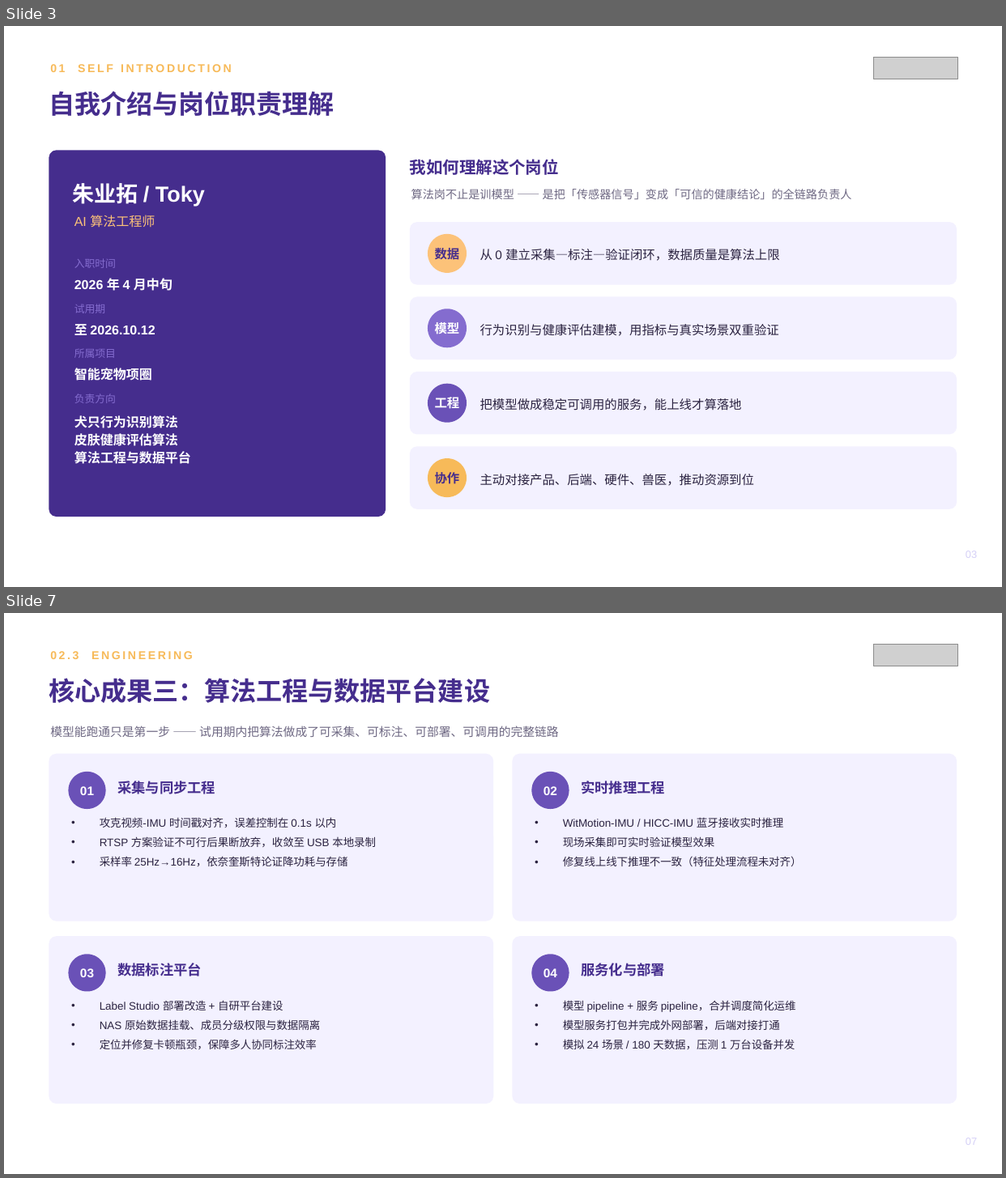
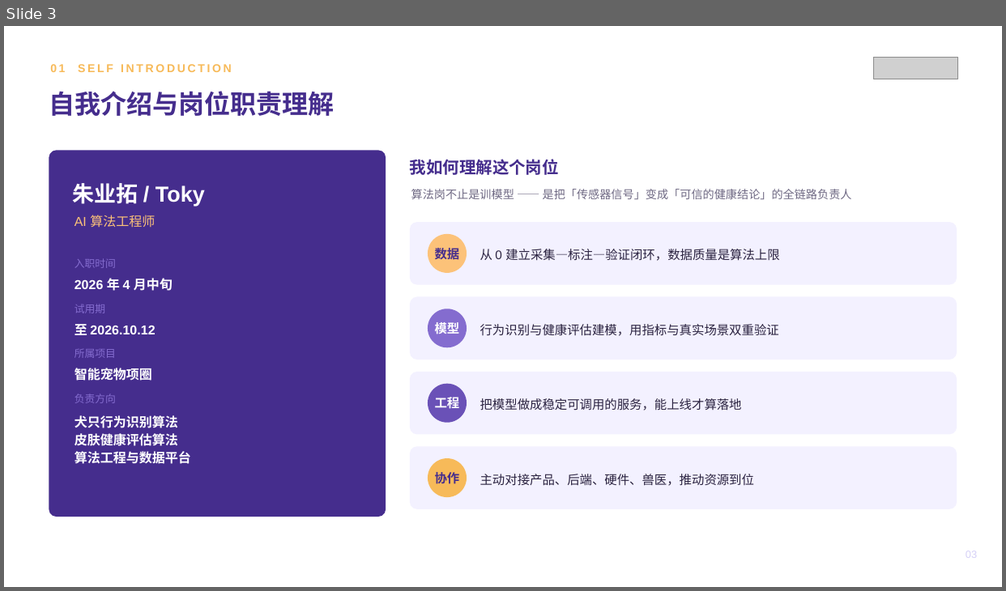
Before and after one commit to zhuyetuo/workplace_soft_skills, a slide deck: 转正述职/转正述职报告-朱业拓.pptx. Shown one above the other, each under a label of ours: slides 3 and 7 before the commit, slide 3 after it; the slides between them are not shown. The pictures are 1006x1178 and 1006x591 pixels, drawn with LibreOffice and Linux fonts; fonts in the diff are those of the drawing; grey boxes stand for pictures. Boxes give left, top, right and bottom in pixels: in the first picture for what was removed or moved away, otherwise in the second. Text is boxed around its words. In the diff, an @@ line names an element or a change of style, - is before the commit and + after.

```diff
--- a/转正述职/转正述职报告-朱业拓.pptx
+++ b/转正述职/转正述职报告-朱业拓.pptx
@@ slide 7 removed at [4,613,1002,1174], background #FFFFFF @@
@@ text removed at [50,651,193,659] @@
-02.3 ENGINEERING
@@ picture removed at [874,645,957,666] @@
@@ text removed at [49,678,490,703] @@
-核心成果三：算法工程与数据平台建设
@@ text removed at [50,726,558,737] @@
-模型能跑通只是第一步 —— 试用期内把算法做成了可采集、可标注、可部署、可调用的完整链路
@@ rounded rectangle removed at [49,754,493,922] @@
@@ rounded rectangle removed at [513,754,957,922] @@
@@ ellipse removed at [68,772,106,809] @@
@@ text removed at [117,781,215,794] @@
-采集与同步工程
@@ ellipse removed at [532,772,569,809] @@
@@ text removed at [581,781,664,794] @@
-实时推理工程
@@ text removed at [80,786,94,795] @@
-01
@@ text removed at [543,786,557,795] @@
-02
@@ text removed at [100,817,376,867] @@
-• 攻克视频-IMU 时间戳对齐，误差控制在 0.1s 以内
-• RTSP 方案验证不可行后果断放弃，收敛至 USB 本地录制
-• 采样率 25Hz→16Hz，依奈奎斯特论证降功耗与存储
@@ text removed at [563,817,802,867] @@
-• WitMotion-IMU / HICC-IMU 蓝牙接收实时推理
-• 现场采集即可实时验证模型效果
-• 修复线上线下推理不一致（特征处理流程未对齐）
@@ rounded rectangle removed at [49,936,493,1104] @@
@@ rounded rectangle removed at [513,936,957,1104] @@
@@ ellipse removed at [68,954,106,992] @@
@@ text removed at [80,969,94,977] @@
-03
@@ text removed at [117,963,201,977] @@
-数据标注平台
@@ ellipse removed at [532,954,569,992] @@
@@ text removed at [543,969,557,977] @@
-04
@@ text removed at [581,963,664,977] @@
-服务化与部署
@@ text removed at [100,1000,320,1050] @@
-• Label Studio 部署改造 + 自研平台建设
-• NAS 原始数据挂载、成员分级权限与数据隔离
-• 定位并修复卡顿瓶颈，保障多人协同标注效率
@@ text removed at [563,1000,796,1050] @@
-• 模型 pipeline + 服务 pipeline，合并调度简化运维
-• 模型服务打包并完成外网部署，后端对接打通
-• 模拟 24 场景 / 180 天数据，压测 1 万台设备并发
@@ text removed at [965,1138,977,1145] @@
-07
```
Also in this commit, not shown: 9 slides changed, 2 slides added, 2 other files.
